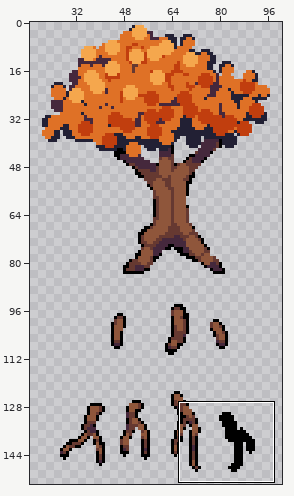
File history of a pixel-art file, assets/aseprite files/tree.aseprite. The first picture is a wide view before the edit; the outline marks the close-up.
Close-up. First the earlier version:
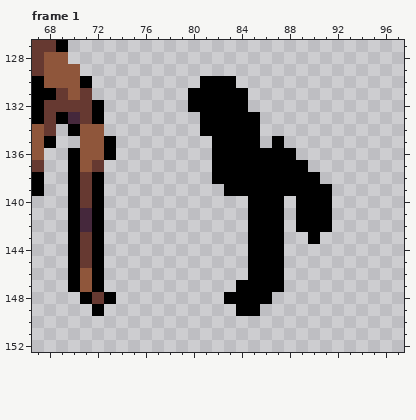
128x192 pixels, 3 frames. Shown: frame 1: x 67..97, y 127..152. The wide view leaves out empty margins. The commit also changed other frames or places, which this record leaves out.
The result:
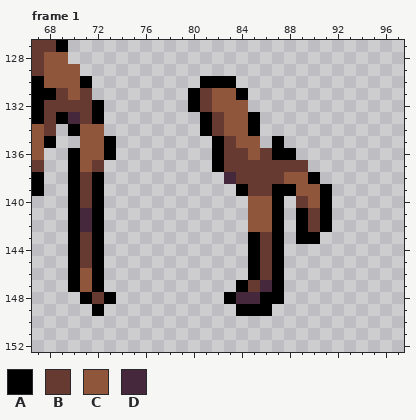
Palette (. is transparent): A #000000  B #663931  C #8f563b  D #45283c
Diff:
Frame 1, layer "Wood":
The author put colour A in row 143 at x 89; in row 148 at x 87; in row 149 at x 86.
Colour A becomes colour B in rows 131 to 132 at x 81; in rows 133 to 134 at x 82; in row 135 at x 83; in row 136 at x 83 to 84 and 86; in row 137 at x 83 to 89; in row 138 at x 84 to 87.
Colour A becomes colour B in row 139 at x 85 to 86; in row 140 at x 89; in rows 141 to 142 at x 90; in rows 143 to 146 at x 86; in row 147 at x 85.
Colour A becomes colour C in row 131 at x 82 to 83; in row 132 at x 82 to 84; in rows 133 to 134 at x 83 to 84; in row 135 at x 84 to 85; in row 136 at x 85; in row 138 at x 88 to 89.
Colour A becomes colour C in row 139 at x 89 to 90; in row 140 at x 85 to 86 and 90; in rows 141 to 142 at x 85 to 86.
Colour A becomes colour D in row 138 at x 83; in row 147 at x 86; in row 148 at x 84 to 85.
Colour A is gone in row 138 at x 82; in row 139 at x 83.
